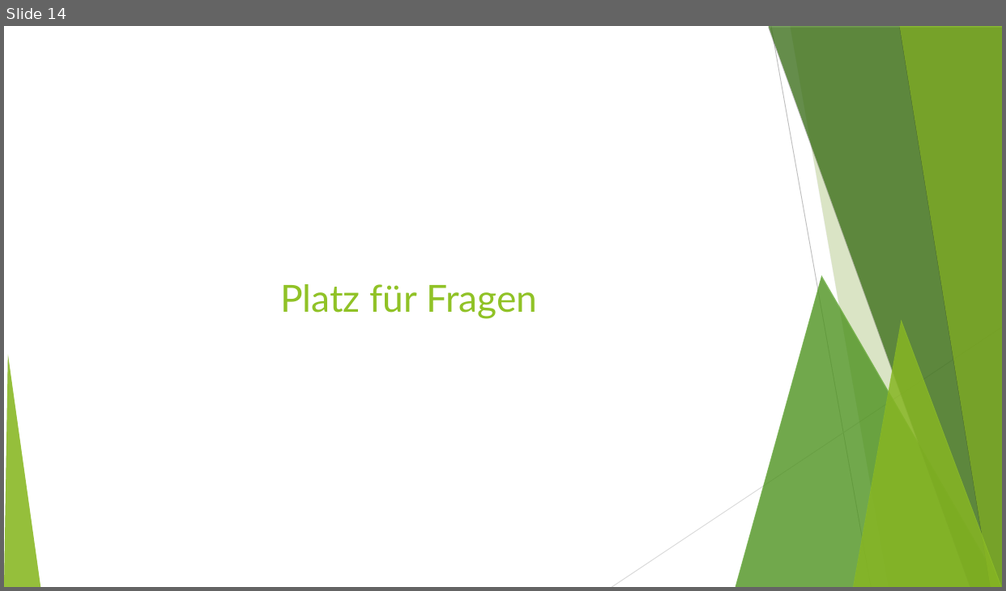
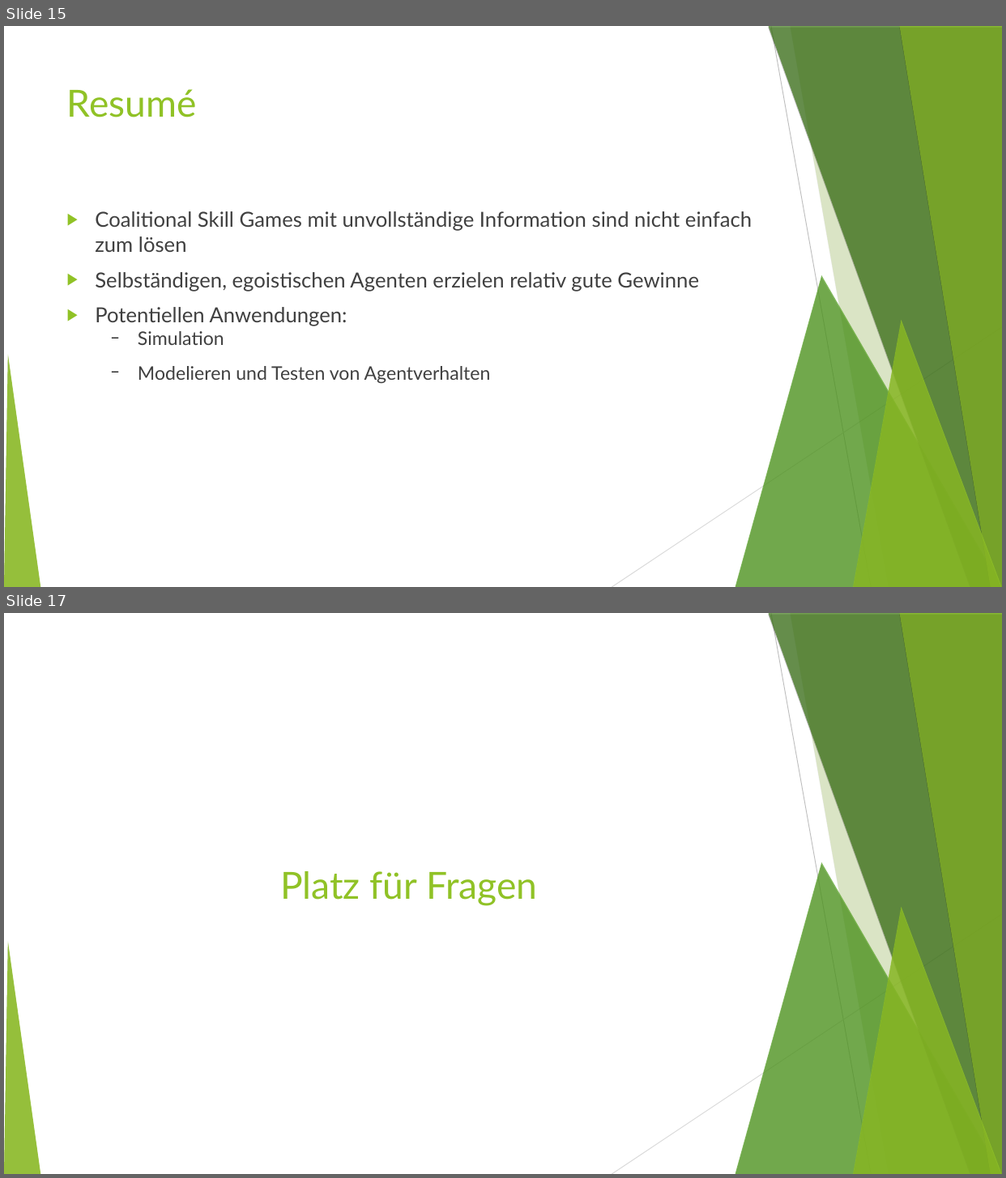
Before and after one commit to MFizz/AiF, a slide deck: Abschluss/alt.odp. Shown one above the other, each under a label of ours: slide 14 before the commit, slides 15 and 17 after it; the slides between them are not shown. The pictures are 1006x591 and 1006x1178 pixels, drawn with LibreOffice and Linux fonts; fonts in the diff are those of the drawing. Boxes give left, top, right and bottom in pixels: in the first picture for what was removed or moved away, otherwise in the second. Text is boxed around its words. In the diff, an @@ line names an element or a change of style, - is before the commit and + after.

```diff
--- a/Abschluss/alt.odp
+++ b/Abschluss/alt.odp
@@ slide 15 added at (4,26,1002,587), background #FFFFFF; not listed: 10 template elements that a slide beside it also shows @@
@@ title added at (67,89,197,118), 36 pt, text #90C226 @@
+Resumé
@@ text added at (95,211,752,383), 20 pt, text #404040 @@
+▶ Coalitional Skill Games mit unvollständige Information sind nicht einfach zum lösen
+▶ Selbständigen, egoistischen Agenten erzielen relativ gute Gewinne
+▶ Potentiellen Anwendungen:
+  − Simulation
+  − Modelieren und Testen von Agentverhalten
@@ what was slide 14 is now slide 17 @@
```
Also in this commit, not shown: 10 slides changed, 5 other slides added, 3 slides removed.
